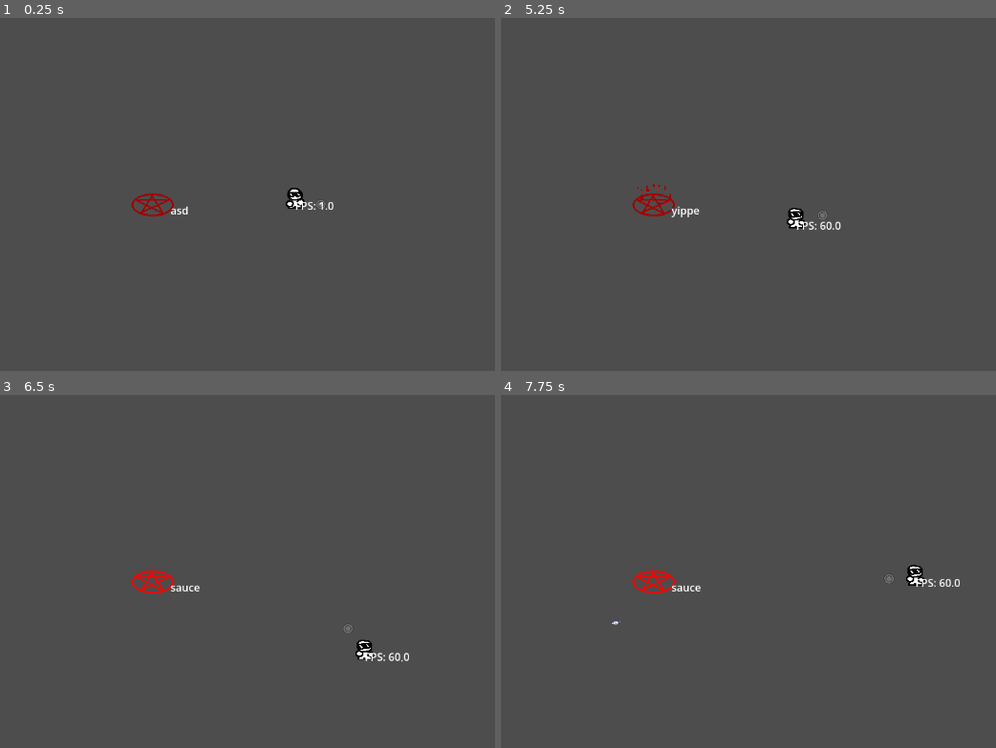
Above: before the commit, frames 1-4 (two rows, left to right).
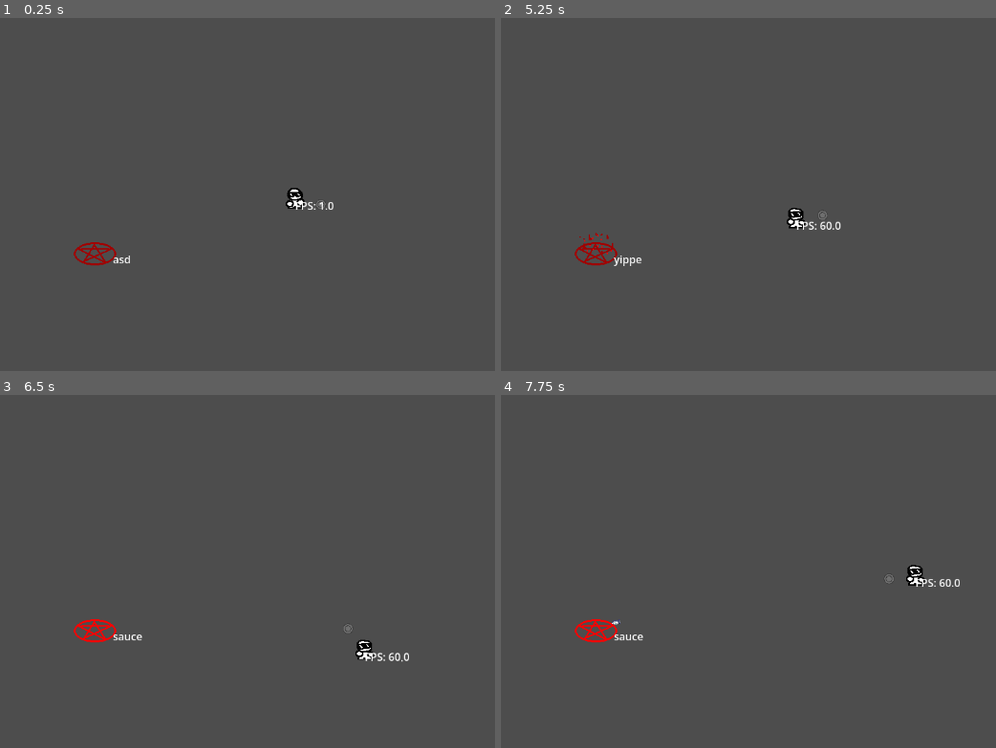
Above: after the commit, the same moments.

Repository: Daxlate/SunglassesJoey
Game: Godot game, scene res://scenes/SaraTesting.tscn
The game is run twice, just before and just after one commit, with the same random seed, the same clock (stepped at 60 frames per second) and the same inputs. This scene is started directly instead of the project's main scene.
Inputs (mouse positions are in pixels of both pictures, inside the frame that each line leads up to):
- Up to frame 1 (0.25 s): no input
- Up to frame 2 (5.25 s): tap Enter at 0.5 s; move the mouse to (outside the picture) at 0.52 s; hold D (MoveRight) 0.53-1.28 s; hold Right mouse button (punch) 0.53-1.28 s; move the mouse to (694, 233) at 1.27 s; hold S (MoveDown) 1.28-2.03 s; click (694, 233) at 1.35 s; move the mouse to (921, 116) at 2.02 s; hold D (MoveRight) 2.03-2.78 s; hold Right mouse button (punch) 2.03-2.78 s; move the mouse to (807, 296) at 2.77 s; hold W (MoveUp) 2.78-3.53 s; click (807, 296) at 2.85 s; move the mouse to (outside the picture) at 3.52 s; hold Right mouse button (punch) 3.53-4.28 s; hold A (MoveLeft) 3.53-5.03 s; move the mouse to (614, 148) at 4.27 s; click (614, 148) at 4.35 s; move the mouse to (882, 212) at 5.02 s; hold S (MoveDown) from 5.03 s (still down); hold Right mouse button (punch) from 5.03 s (still down)
- Up to frame 3 (6.5 s): move the mouse to (227, 479) at 5.77 s; release S (MoveDown) at 5.78 s; release Right mouse button (punch) at 5.78 s; hold D (MoveRight) from 5.78 s (still down); click (227, 479) at 5.85 s
- Up to frame 4 (7.75 s): move the mouse to (outside the picture) at 6.52 s; release D (MoveRight) at 6.53 s; hold W (MoveUp) 6.53-7.28 s; hold Right mouse button (punch) 6.53-7.28 s; move the mouse to (694, 610) at 7.27 s; hold D (MoveRight) from 7.28 s (still down); click (694, 610) at 7.35 s

The runs differ from the first frame. In frame 1, 0.6% of the frame differs, in the area x 14-39%, y 49-70%; in frame 2, 0.7%, in the area x 14-41%, y 47-71%; in frame 3, 0.7%; in frame 4, 0.7%.

Commit message:
BasicUpgradesthingy

Diff:
--- a/scenes/SaraTesting.tscn
+++ b/scenes/SaraTesting.tscn
@@ -9,5 +9,5 @@
 [node name="Joey" parent="." unique_id=1516984231 instance=ExtResource("1_t5vf3")]
 position = Vector2(503, 304)
 
-[node name="Pentagram" parent="." unique_id=1269892955 instance=ExtResource("2_dxfed")]
-position = Vector2(288, 300)
+[node name="Pentagram2" parent="." unique_id=1269892955 instance=ExtResource("2_dxfed")]
+position = Vector2(201, 374)
--- /dev/null
+++ b/scripts/pentagram.tscn
@@ -0,0 +1,48 @@
+[gd_scene format=3 uid="uid://bdkuo06wo2gwb"]
+
+[ext_resource type="PackedScene" uid="uid://cf4x57mead76h" path="res://scenes/pentagram.tscn" id="1_habj7"]
+[ext_resource type="Texture2D" uid="uid://bdnofo4olxqh3" path="res://Sprites/UpgradesIcon/UpgradesHolder.png" id="2_7efxm"]
+[ext_resource type="Script" uid="uid://dr3sss0wfqstx" path="res://upgrade_1.gd" id="3_10ngd"]
+[ext_resource type="Texture2D" uid="uid://cv0md4aftfur2" path="res://Sprites/UpgradesIcon/UpgradeIcon1.png" id="4_k5ok5"]
+
+[node name="Pentagram" unique_id=1269892955 instance=ExtResource("1_habj7")]
+
+[node name="Timer" parent="." index="3" unique_id=829150403]
+wait_time = 3.0
+
+[node name="LadyD" parent="." index="5" unique_id=1703405707]
+visible = true
+
+[node name="Upgrade1" type="TextureButton" parent="LadyD" index="2" unique_id=597344761]
+offset_left = 64.0
+offset_top = 64.0
+offset_right = 608.0
+offset_bottom = 320.0
+texture_normal = ExtResource("2_7efxm")
+texture_hover = ExtResource("2_7efxm")
+stretch_mode = 0
+script = ExtResource("3_10ngd")
+
+[node name="UpgradeTitle1" type="Label" parent="LadyD/Upgrade1" index="0" unique_id=1969113491]
+layout_mode = 0
+offset_left = 154.0
+offset_top = 62.0
+offset_right = 322.0
+offset_bottom = 93.0
+theme_override_font_sizes/font_size = 22
+text = "Edit me daddy"
+uppercase = true
+
+[node name="UpgradeDesc1" type="RichTextLabel" parent="LadyD/Upgrade1" index="1" unique_id=1207365982]
+layout_mode = 0
+offset_left = 27.0
+offset_top = 141.0
+offset_right = 516.0
+offset_bottom = 232.0
+theme_override_font_sizes/normal_font_size = 16
+text = "please for the love of god edit me i want nothing more in this existence than to be edited"
+
+[node name="UpgradeIcon1" type="Sprite2D" parent="LadyD/Upgrade1" index="2" unique_id=1657021687]
+position = Vector2(80, 80)
+scale = Vector2(2, 2)
+texture = ExtResource("4_k5ok5")
--- a/upgrade_1.gd
+++ b/upgrade_1.gd
@@ -1 +1,17 @@
 extends TextureButton
+var Upgrade = 1
+var Title = ""
+var Desc = ""
+var lines = []
+
+func _ready():
+	var file = FileAccess.open("res://UpgradesText.txt", FileAccess.READ)
+	while not file.eof_reached():
+		lines.append(file.get_line())
+	$UpgradeTitle1.text = read_specific_line(Upgrade)
+
+func read_specific_line(line_index: int):
+	var tit = "ERROR"
+	if line_index < lines.size():
+		tit = (lines[line_index])
+	return tit
Renamed: Sprites/UpgradesIcon/UpgradeIconDash.png -> Sprites/UpgradesIcon/UpgradeIcon1.png
Not shown, changed: Sprites/UpgradesIcon/UpgradeIcon1.png.import
